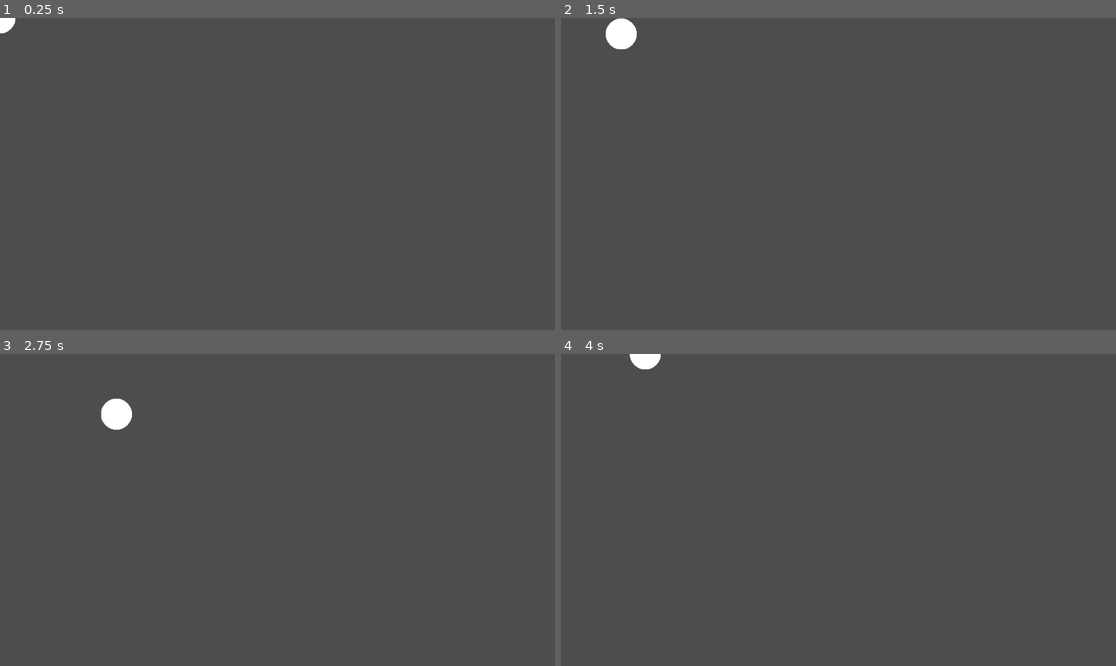
Above: before the commit, frames 1-4 (two rows, left to right).
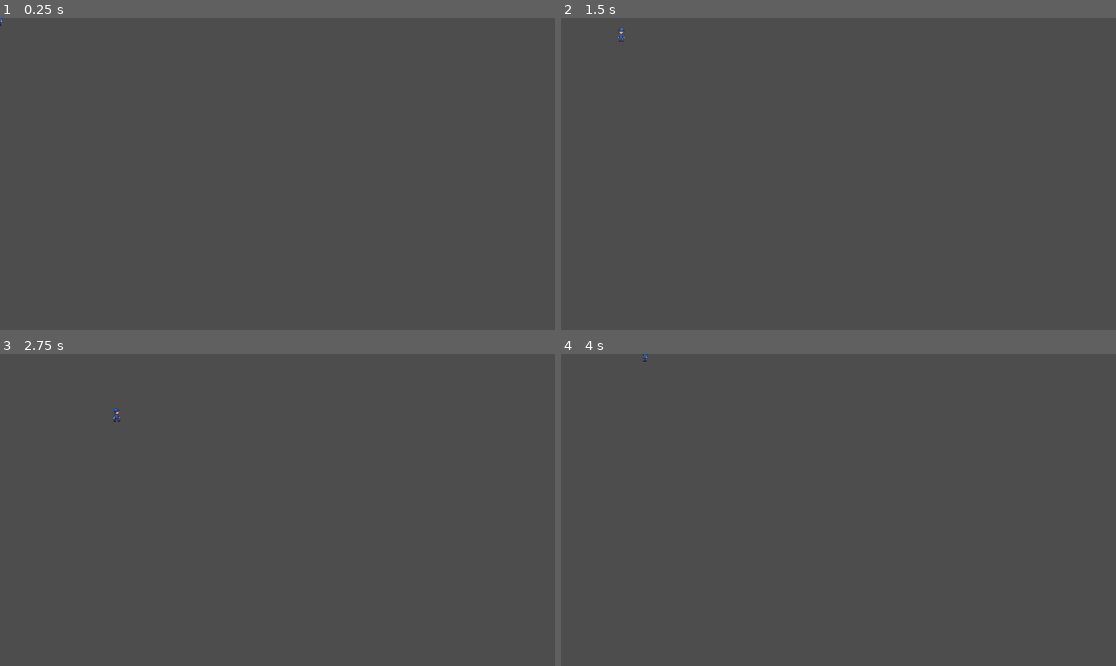
Above: after the commit, the same moments.

Repository: Little-Motivated/Russian-Valley
Game: Godot game, scene res://Scenes/Levels/level.tscn
Two runs of this game, one before a commit and one after it. Both use one fixed random seed, a clock stepped at 60 frames per second and the inputs below.
Inputs:
- Up to frame 1 (0.25 s): no input
- Up to frame 2 (1.5 s): tap Enter at 0.5 s; hold D (right) 0.53-1.28 s; hold S (down) from 1.28 s (still down)
- Up to frame 3 (2.75 s): release S (down) at 2.03 s; hold D (right) from 2.03 s (still down)
- Up to frame 4 (4 s): release D (right) at 2.78 s; hold W (up) 2.78-3.53 s; hold A (left) from 3.53 s (still down)

The runs differ from the first frame. In frame 1, 0.1% of the frame differs, in the area x 0-3%, y 0-5%; in frame 2, 0.5%; in frame 3, 0.5%, in the area x 18-24%, y 14-25%; in frame 4, 0.2%.

Commit message:
Added movement and animation

Diff:
--- a/Scenes/Instances/Player/player.gd
+++ b/Scenes/Instances/Player/player.gd
@@ -3,6 +3,33 @@
 func _physics_process(delta: float) -> void:
 
     var speed = 10000
-    velocity = Input.get_vector("left", "right", "up", "down") * speed * delta
+
+    var direction = Input.get_vector("left", "right", "up", "down")
+
+    velocity = direction * speed * delta
+
+    print(direction)
+
+    var angle = direction.angle()
+
+    print(angle)
+
+    if direction == Vector2.ZERO:
+        $AnimatedSprite2D.stop()
+    elif -PI / 4 - 0.01 <= angle and angle <=  PI / 4 + 0.01:
+        $AnimatedSprite2D.play("walk_right")
+        print("right")
+    elif PI / 4 < angle and angle < PI * 3 / 4:
+        $AnimatedSprite2D.play("walk_forward")
+        print("forward")
+    elif -PI * 3 / 4 <= angle and angle <=  -PI / 4:
+        $AnimatedSprite2D.play("walk_back")
+        print("back")
+    elif PI * 3 / 4 <= angle or angle <= -PI * 3 / 4:
+        $AnimatedSprite2D.play("walk_left")
+        print("left")
+    else:
+        $AnimatedSprite2D.stop()
+        print("stopped")
 
     move_and_slide()
--- a/Scenes/Instances/Player/player.tscn
+++ b/Scenes/Instances/Player/player.tscn
@@ -1,7 +1,142 @@
-[gd_scene load_steps=4 format=3 uid="uid://da584iwkohbet"]
+[gd_scene load_steps=21 format=3 uid="uid://da584iwkohbet"]
 
 [ext_resource type="Script" uid="uid://iqevvur7rci8" path="res://Scenes/Instances/Player/player.gd" id="1_2nhek"]
-[ext_resource type="Texture2D" uid="uid://b1nlywk7fluc1" path="res://Assets/Sprites/player.png" id="1_n5ohb"]
+[ext_resource type="Texture2D" uid="uid://eme6khqaqky2" path="res://Assets/Sprites/player-sheet.png" id="2_2nhek"]
+
+[sub_resource type="AtlasTexture" id="AtlasTexture_eta3v"]
+atlas = ExtResource("2_2nhek")
+region = Rect2(0, 64, 16, 32)
+
+[sub_resource type="AtlasTexture" id="AtlasTexture_eashe"]
+atlas = ExtResource("2_2nhek")
+region = Rect2(16, 64, 16, 32)
+
+[sub_resource type="AtlasTexture" id="AtlasTexture_lnpp7"]
+atlas = ExtResource("2_2nhek")
+region = Rect2(32, 64, 16, 32)
+
+[sub_resource type="AtlasTexture" id="AtlasTexture_50tj3"]
+atlas = ExtResource("2_2nhek")
+region = Rect2(48, 64, 16, 32)
+
+[sub_resource type="AtlasTexture" id="AtlasTexture_of3uh"]
+atlas = ExtResource("2_2nhek")
+region = Rect2(0, 0, 16, 32)
+
+[sub_resource type="AtlasTexture" id="AtlasTexture_xmhvc"]
+atlas = ExtResource("2_2nhek")
+region = Rect2(16, 0, 16, 32)
+
+[sub_resource type="AtlasTexture" id="AtlasTexture_0578t"]
+atlas = ExtResource("2_2nhek")
+region = Rect2(32, 0, 16, 32)
+
+[sub_resource type="AtlasTexture" id="AtlasTexture_bl5ql"]
+atlas = ExtResource("2_2nhek")
+region = Rect2(48, 0, 16, 32)
+
+[sub_resource type="AtlasTexture" id="AtlasTexture_2nhek"]
+atlas = ExtResource("2_2nhek")
+region = Rect2(0, 96, 16, 32)
+
+[sub_resource type="AtlasTexture" id="AtlasTexture_sn70q"]
+atlas = ExtResource("2_2nhek")
+region = Rect2(16, 96, 16, 32)
+
+[sub_resource type="AtlasTexture" id="AtlasTexture_c6qsn"]
+atlas = ExtResource("2_2nhek")
+region = Rect2(32, 96, 16, 32)
+
+[sub_resource type="AtlasTexture" id="AtlasTexture_c3qcm"]
+atlas = ExtResource("2_2nhek")
+region = Rect2(48, 96, 16, 32)
+
+[sub_resource type="AtlasTexture" id="AtlasTexture_i0e0u"]
+atlas = ExtResource("2_2nhek")
+region = Rect2(0, 32, 16, 32)
+
+[sub_resource type="AtlasTexture" id="AtlasTexture_7rqf6"]
+atlas = ExtResource("2_2nhek")
+region = Rect2(16, 32, 16, 32)
+
+[sub_resource type="AtlasTexture" id="AtlasTexture_p1w63"]
+atlas = ExtResource("2_2nhek")
+region = Rect2(32, 32, 16, 32)
+
+[sub_resource type="AtlasTexture" id="AtlasTexture_rujik"]
+atlas = ExtResource("2_2nhek")
+region = Rect2(48, 32, 16, 32)
+
+[sub_resource type="SpriteFrames" id="SpriteFrames_2nhek"]
+animations = [{
+"frames": [{
+"duration": 1.0,
+"texture": SubResource("AtlasTexture_eta3v")
+}, {
+"duration": 1.0,
+"texture": SubResource("AtlasTexture_eashe")
+}, {
+"duration": 1.0,
+"texture": SubResource("AtlasTexture_lnpp7")
+}, {
+"duration": 1.0,
+"texture": SubResource("AtlasTexture_50tj3")
+}],
+"loop": true,
+"name": &"walk_back",
+"speed": 5.0
+}, {
+"frames": [{
+"duration": 1.0,
+"texture": SubResource("AtlasTexture_of3uh")
+}, {
+"duration": 1.0,
+"texture": SubResource("AtlasTexture_xmhvc")
+}, {
+"duration": 1.0,
+"texture": SubResource("AtlasTexture_0578t")
+}, {
+"duration": 1.0,
+"texture": SubResource("AtlasTexture_bl5ql")
+}],
+"loop": true,
+"name": &"walk_forward",
+"speed": 5.0
+}, {
+"frames": [{
+"duration": 1.0,
+"texture": SubResource("AtlasTexture_2nhek")
+}, {
+"duration": 1.0,
+"texture": SubResource("AtlasTexture_sn70q")
+}, {
+"duration": 1.0,
+"texture": SubResource("AtlasTexture_c6qsn")
+}, {
+"duration": 1.0,
+"texture": SubResource("AtlasTexture_c3qcm")
+}],
+"loop": true,
+"name": &"walk_left",
+"speed": 5.0
+}, {
+"frames": [{
+"duration": 1.0,
+"texture": SubResource("AtlasTexture_i0e0u")
+}, {
+"duration": 1.0,
+"texture": SubResource("AtlasTexture_7rqf6")
+}, {
+"duration": 1.0,
+"texture": SubResource("AtlasTexture_p1w63")
+}, {
+"duration": 1.0,
+"texture": SubResource("AtlasTexture_rujik")
+}],
+"loop": true,
+"name": &"walk_right",
+"speed": 5.0
+}]
 
 [sub_resource type="CircleShape2D" id="CircleShape2D_2nhek"]
 radius = 33.0
@@ -9,8 +144,9 @@
 [node name="Player" type="CharacterBody2D"]
 script = ExtResource("1_2nhek")
 
-[node name="Sprite2D" type="Sprite2D" parent="."]
-texture = ExtResource("1_n5ohb")
+[node name="AnimatedSprite2D" type="AnimatedSprite2D" parent="."]
+sprite_frames = SubResource("SpriteFrames_2nhek")
+animation = &"walk_left"
 
 [node name="CollisionShape2D" type="CollisionShape2D" parent="."]
 shape = SubResource("CircleShape2D_2nhek")
--- a/project.godot
+++ b/project.godot
@@ -21,24 +21,28 @@
 "deadzone": 0.2,
 "events": [Object(InputEventKey,"resource_local_to_scene":false,"resource_name":"","device":-1,"window_id":0,"alt_press …(192 unchanged characters)…
 , Object(InputEventKey,"resource_local_to_scene":false,"resource_name":"","device":-1,"window_id":0,"alt_pressed":false …(186 unchanged characters)…
+, Object(InputEventJoypadMotion,"resource_local_to_scene":false,"resource_name":"","device":-1,"axis":1,"axis_value":-1.0,"script":null)
 ]
 }
 left={
 "deadzone": 0.2,
 "events": [Object(InputEventKey,"resource_local_to_scene":false,"resource_name":"","device":-1,"window_id":0,"alt_press …(191 unchanged characters)…
 , Object(InputEventKey,"resource_local_to_scene":false,"resource_name":"","device":-1,"window_id":0,"alt_pressed":false …(186 unchanged characters)…
+, Object(InputEventJoypadMotion,"resource_local_to_scene":false,"resource_name":"","device":-1,"axis":0,"axis_value":-1.0,"script":null)
 ]
 }
 right={
 "deadzone": 0.2,
 "events": [Object(InputEventKey,"resource_local_to_scene":false,"resource_name":"","device":-1,"window_id":0,"alt_press …(192 unchanged characters)…
 , Object(InputEventKey,"resource_local_to_scene":false,"resource_name":"","device":-1,"window_id":0,"alt_pressed":false …(186 unchanged characters)…
+, Object(InputEventJoypadMotion,"resource_local_to_scene":false,"resource_name":"","device":-1,"axis":0,"axis_value":1.0,"script":null)
 ]
 }
 down={
 "deadzone": 0.2,
 "events": [Object(InputEventKey,"resource_local_to_scene":false,"resource_name":"","device":-1,"window_id":0,"alt_press …(192 unchanged characters)…
 , Object(InputEventKey,"resource_local_to_scene":false,"resource_name":"","device":-1,"window_id":0,"alt_pressed":false …(186 unchanged characters)…
+, Object(InputEventJoypadMotion,"resource_local_to_scene":false,"resource_name":"","device":-1,"axis":1,"axis_value":1.0,"script":null)
 ]
 }
 
Binary file added: Assets/Sprites/player-sheet.png
Not shown, added: Assets/Sprites/player-sheet.png.import
